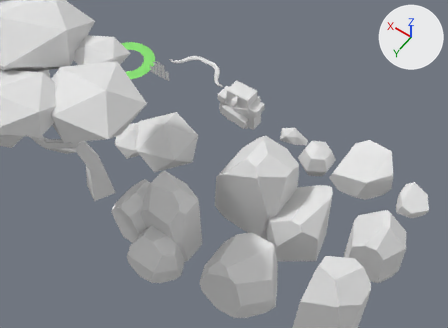
The Blender file multiplayer_assets.blend: old version first, new version second.
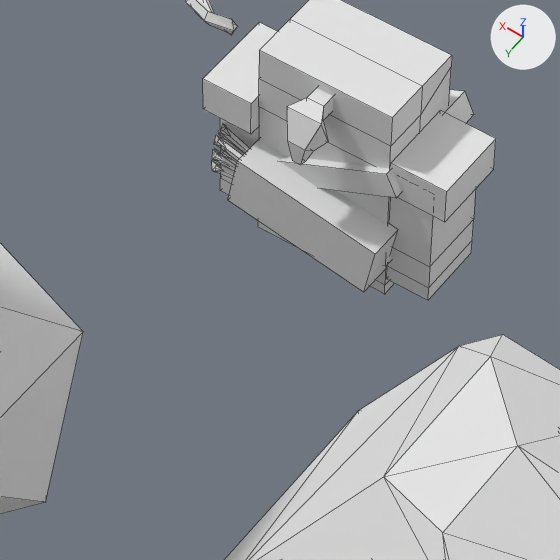
Old and new are each drawn from a camera (50 mm lens) standing at (-5.5, 8.4, 11.08) and looking at (-0.35, 1.2, -0.24) and again close up on the part from 41% to 61% of the width and 25% to 52% of the height. Arrows for +X, +Y and +Z are at upper right; the lights stay in place. The close-ups show mesh edges as thin lines.

In view in the first close-up: 'Bow_archer', 'Rock_group_1', 'archer', 'bush_1'.
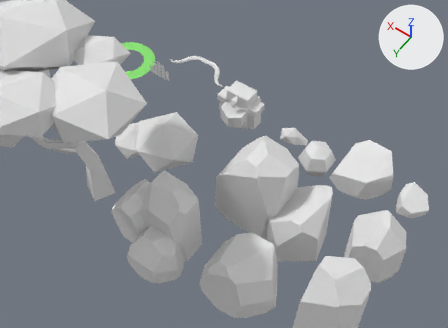
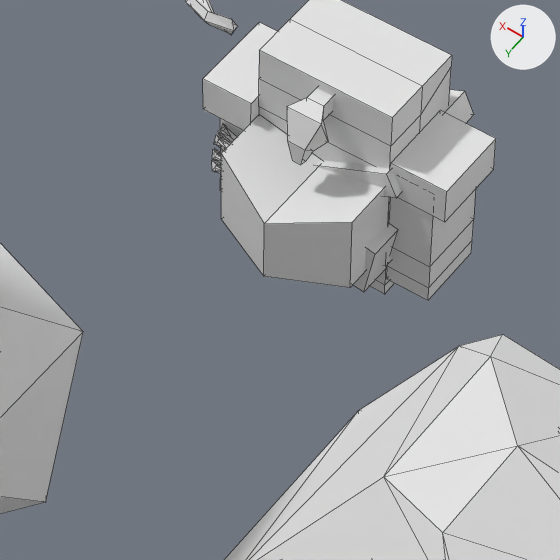
Location of each change, [x1, y1, x2, y2] in pixels of the close-ups (560 x 560 px):
'bag', added: after [221, 115, 389, 288]

The change, as a list of edits to the scene's bpy script:
```text
Add me_cube:
    me_cube.from_pydata([(0.24, 0.002, -0.273), (0.24, 0.002, 0.022), (0.24, 0.2, -0.273), (0.24, 0.2, 0.022), (0.0, 0.315, -0.273), (0.0, 0.315, -0.036), (0.0, 0.002, -0.273), (0.0, 0.002, -0.036)], [], [(4, 5, 3, 2), (2, 3, 1, 0), (4, 2, 0, 6), (3, 5, 7, 1), (0, 1, 7, 6)])
    me_cube.materials.append(mat_global)  # its picture is missing
Add ob_bag:
    ob_bag = bpy.data.objects.new('bag', me_cube)
    ob_bag.location = (0.0, 0.187, 0.598)
    ob_bag.scale = (1.23, 1.23, 1.23)
    _m = ob_bag.modifiers.new('Mirror', 'MIRROR')
    _m.use_clip = True
```
